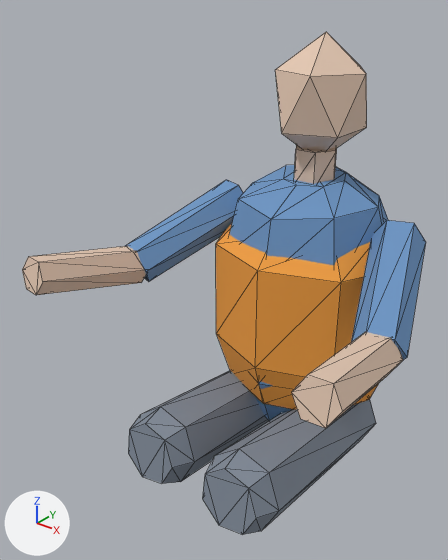
Before and after pictures for a commit that changed the glTF model models/kayaker.glb.
Camera for both pictures: a 50 mm lens placed at (0.679, -1.167, 1.287), pointed at (-0.077, -0.224, 0.702). The axes (+X, +Y, +Z) are drawn at lower left. The lights are the same throughout. The older version comes first. Mesh edges are drawn as thin lines. Where no turn or scale is listed for an object, it has been applied to the vertices.

Before the edit, the objects in view are built like this:
```python
me_kayaker_larm_003 = bpy.data.meshes.new('Kayaker_larm.003')
me_kayaker_larm_003.from_pydata(...)  # 12 vertices, 20 faces; spans x -0.045..0.066, y -0.272..0.011, z -0.038..0.093
me_kayaker_larm_003.materials.append(mat_skin)  # beige #e5c8b3
me_kayaker_thigh = bpy.data.meshes.new('Kayaker_thigh')
me_kayaker_thigh.from_pydata(...)  # 21 vertices, 38 faces; spans x -0.081..0.09, y -0.505..0.012, z -0.082..0.154
me_kayaker_thigh.materials.append(mat_pants)  # grey #818b99
me_kayaker_thigh_001 = bpy.data.meshes.new('Kayaker_thigh.001')
me_kayaker_thigh_001.from_pydata(...)  # 21 vertices, 38 faces; spans x -0.081..0.09, y -0.505..0.012, z -0.082..0.154
me_kayaker_thigh_001.materials.append(mat_pants)  # grey #818b99
ob_kayaker_larm_001 = bpy.data.objects.new('Kayaker_larm.001', me_kayaker_larm_003)
ob_kayaker_larm_001.location = (0.306, -0.262, 0.689)
ob_kayaker_thigh = bpy.data.objects.new('Kayaker_thigh', me_kayaker_thigh)
ob_kayaker_thigh.location = (-0.11, 0.05, 0.28)
ob_kayaker_thigh_001 = bpy.data.objects.new('Kayaker_thigh.001', me_kayaker_thigh_001)
ob_kayaker_thigh_001.location = (0.11, 0.05, 0.28)
# also in view: 'Kayaker_larm' at (-0.316, -0.392, 0.716); 'Kayaker_torso' at (0.002, 0.002, 0.6); 'Kayaker_neck' at (0.0, 0.0, 0.92); 'Kayaker_uarm.001' at (0.255, -0.13, 0.746); 'Kayaker_uarm' at (-0.255, -0.13, 0.746)
```
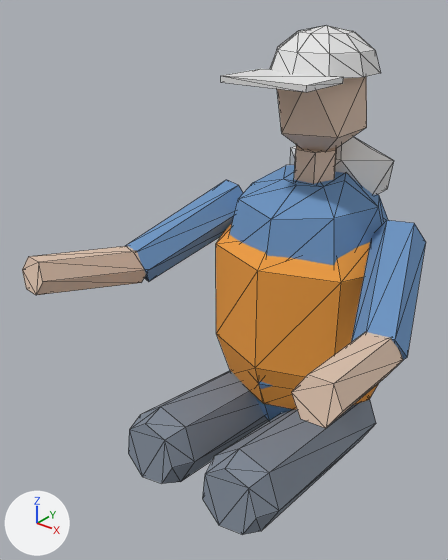
Changed parts and their boxes (x1, y1, x2, y2) in the pictures (448 x 560 px):
'Kayaker_cap', added
    after: (270, 26, 381, 78)
'Kayaker_hood', added
    after: (290, 137, 394, 195)
'Kayaker_bill', added
    after: (221, 69, 343, 92)

Edits to the bpy script that builds the scene:
```text
Add mat_hoodie:
    mat_hoodie = principled_material('hoodie')
    mat_hoodie.base_color = (0.8, 0.8, 0.8)  # white #e7e7e7
Add mat_cap:
    mat_cap = principled_material('cap')
    mat_cap.base_color = (0.8, 0.8, 0.8)  # white #e7e7e7
Add me_kayaker_hood:
    me_kayaker_hood.from_pydata(...)  # an icosphere of 20 faces spanning x -0.133..0.133, y 0.04..0.18, z 0.802..0.978
    me_kayaker_hood.materials.append(mat_hoodie)  # white #e7e7e7
Add me_kayaker_cap:
    me_kayaker_cap.from_pydata(...)  # 31 vertices, 50 faces; spans x -0.109..0.109, y -0.111..0.131, z 1.117..1.203
    me_kayaker_cap.materials.append(mat_cap)  # white #e7e7e7
Add me_kayaker_bill:
    me_kayaker_bill.from_pydata(...)  # a box spanning x -0.095..0.095, y -0.21..-0.08, z 1.11..1.122
    me_kayaker_bill.materials.append(mat_cap)  # white #e7e7e7
Add ob_kayaker_hood:
    ob_kayaker_hood = bpy.data.objects.new('Kayaker_hood', me_kayaker_hood)
    ob_kayaker_hood.location = (0.0, 0.0, 0.0)
Add ob_kayaker_cap:
    ob_kayaker_cap = bpy.data.objects.new('Kayaker_cap', me_kayaker_cap)
    ob_kayaker_cap.location = (0.0, 0.0, 0.0)
Add ob_kayaker_bill:
    ob_kayaker_bill = bpy.data.objects.new('Kayaker_bill', me_kayaker_bill)
    ob_kayaker_bill.location = (0.0, 0.0, 0.0)
```
